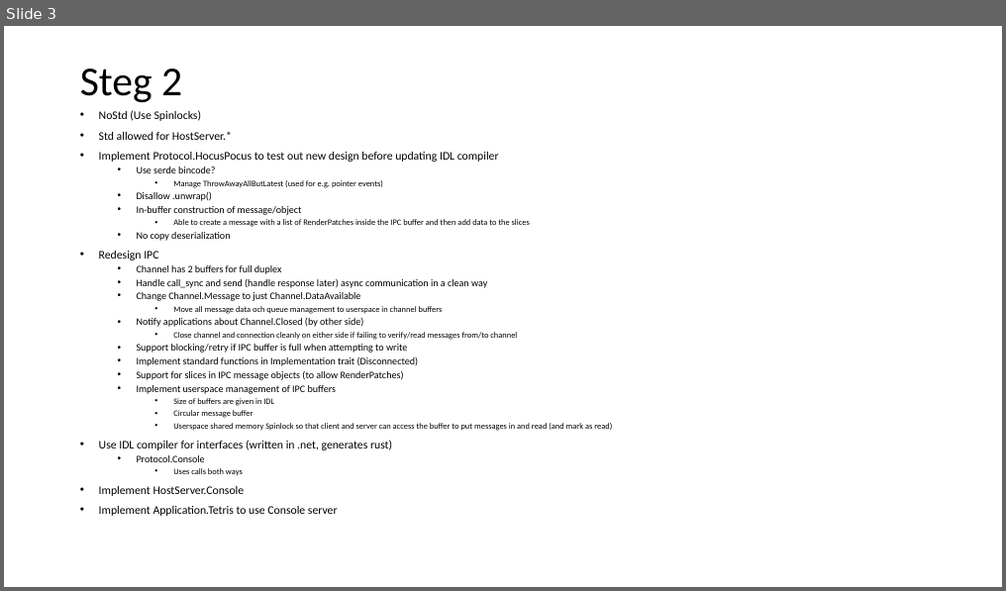
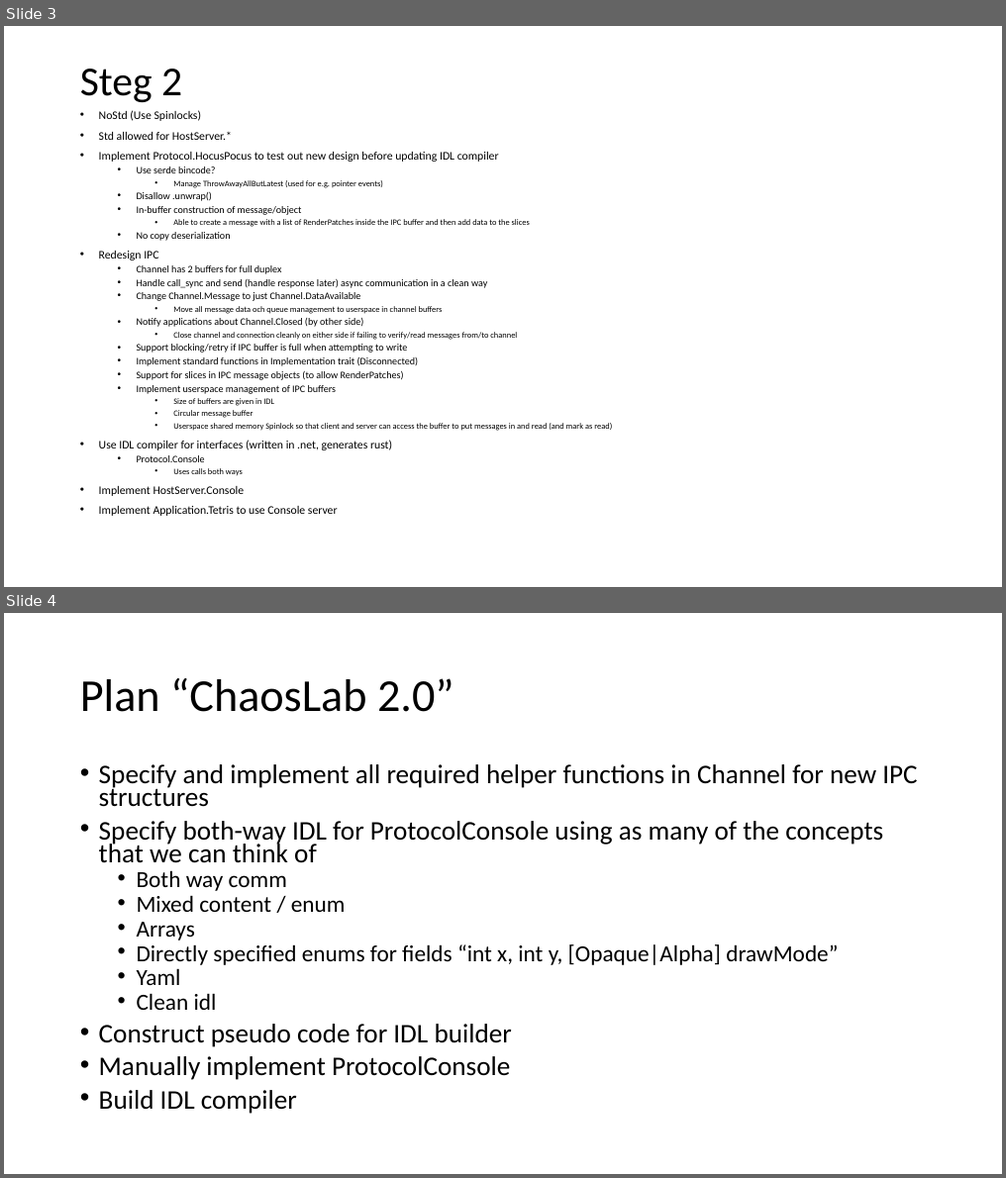
Before and after one commit to doverhill/ChaosLab, a slide deck: Structure.pptx. Shown one above the other, each under a label of ours: slide 3 before the commit, slides 3 and 4 after it. The pictures are 1006x591 and 1006x1178 pixels, drawn with LibreOffice and Linux fonts; fonts in the diff are those of the drawing. Boxes give left, top, right and bottom in pixels: in the first picture for what was removed or moved away, otherwise in the second. Text is boxed around its words. In the diff, an @@ line names an element or a change of style, - is before the commit and + after.

```diff
--- a/Structure.pptx
+++ b/Structure.pptx
@@ slide 4 added at (x1=4, y1=613, x2=1002, y2=1174), background #FFFFFF @@
@@ title added at (x1=80, y1=678, x2=454, y2=712), 44 pt, text #000000 @@
+Plan “ChaosLab 2.0”
@@ text added at (x1=99, y1=764, x2=917, y2=1114), 25.9 pt, text #000000 @@
+• Specify and implement all required helper functions in Channel for new IPC structures
+• Specify both-way IDL for ProtocolConsole using as many of the concepts that we can think of
+  • Both way comm
+  • Mixed content / enum
+  • Arrays
+  • Directly specified enums for fields “int x, int y, [Opaque|Alpha] drawMode”
+  • Yaml
+  • Clean idl
+• Construct pseudo code for IDL builder
+• Manually implement ProtocolConsole
+• Build IDL compiler
```
Also in this commit, not shown: 1 other slide added, 6 other files.
